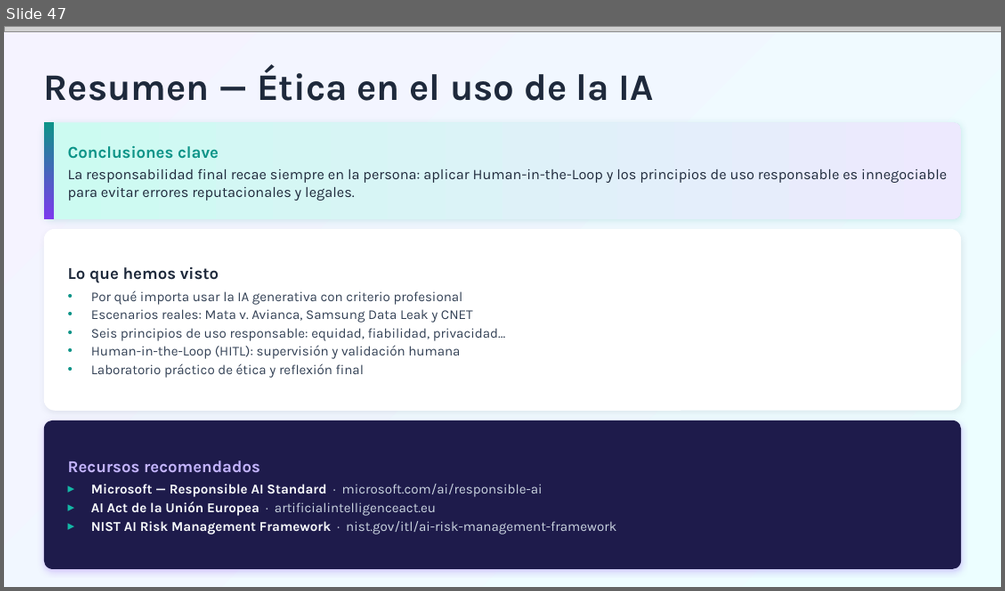
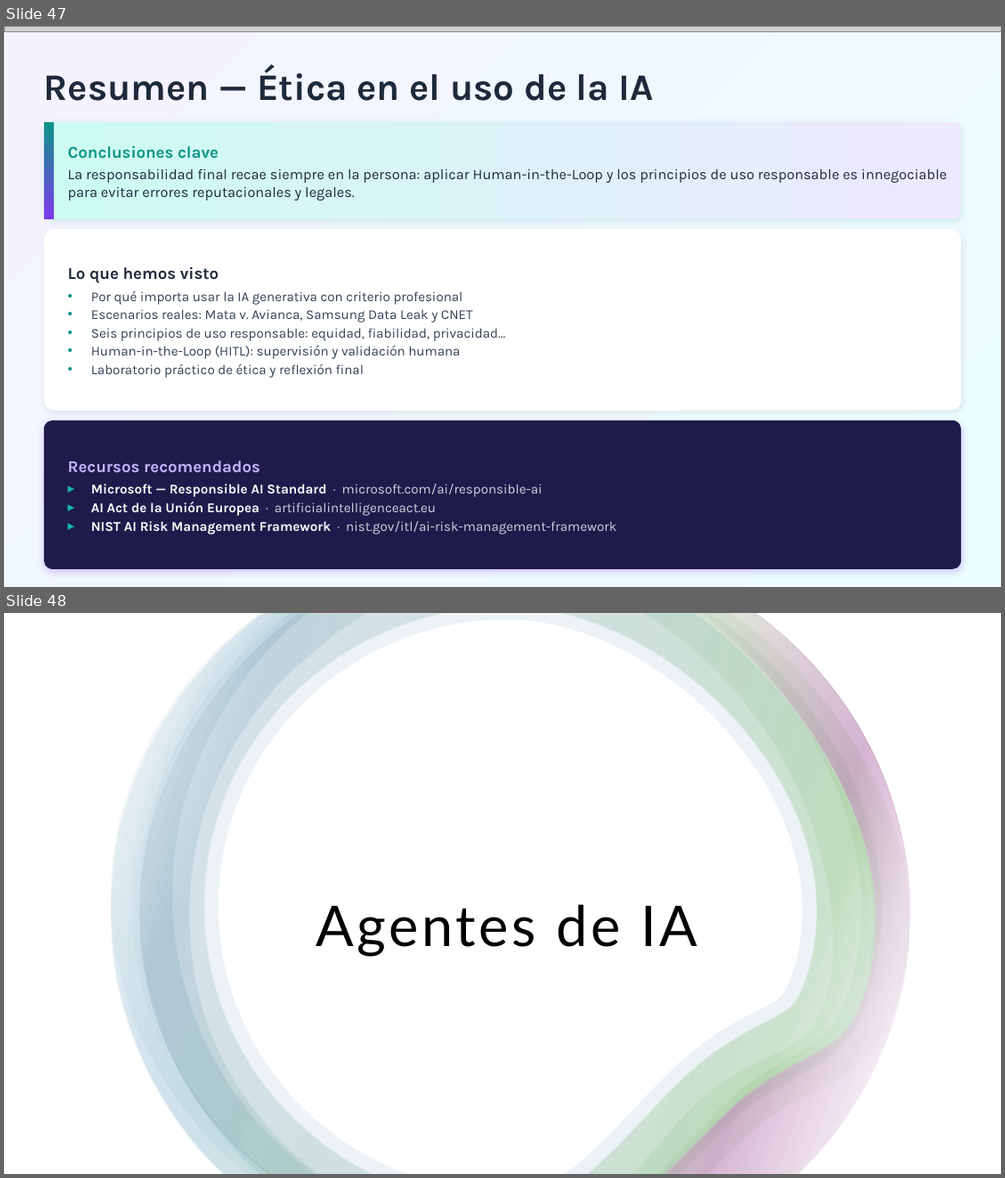
Before and after one commit to quizeth/Labs, a slide deck: IA y Copilot para business professionals/IA Generativa y Microsoft Copilot para profesionales.pptx. Shown one above the other, each under a label of ours: slide 47 before the commit, slides 47 and 48 after it. The pictures are 1005x591 and 1005x1178 pixels, drawn with LibreOffice and Linux fonts; fonts in the diff are those of the drawing; grey boxes stand for pictures. Boxes give left, top, right and bottom in pixels: in the first picture for what was removed or moved away, otherwise in the second. Text is boxed around its words. In the diff, an @@ line names an element or a change of style, - is before the commit and + after.

```diff
--- a/IA y Copilot para business professionals/IA Generativa y Microsoft Copilot para profesionales.pptx
+++ b/IA y Copilot para business professionals/IA Generativa y Microsoft Copilot para profesionales.pptx
@@ slide 48 added at [4,613,1001,1174], background #FFFFFF @@
@@ rectangle added at [4,613,1001,1174], fill #FFFFFF @@
@@ group added at [111,613,909,1174]: 7 freeform shapes @@
@@ text added at [316,904,697,957], 54 pt, text #000000 @@
+Agentes de IA
```
Also in this commit, not shown: 8 slides changed, 13 other slides added.
